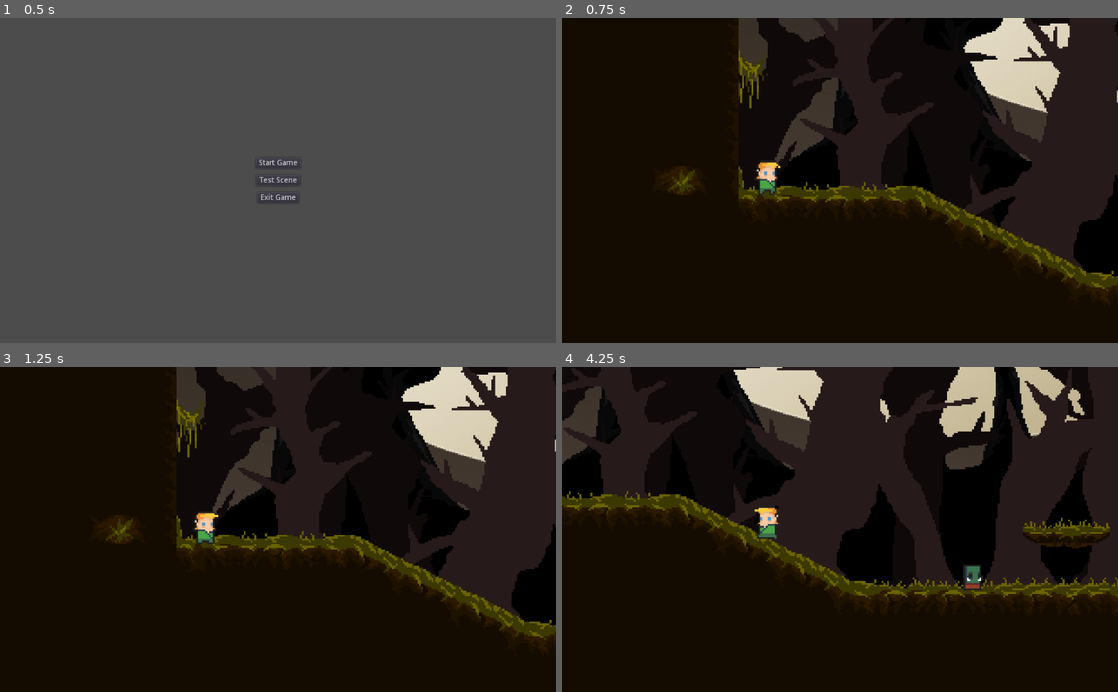
Above: before the commit, frames 1-4 (two rows, left to right).
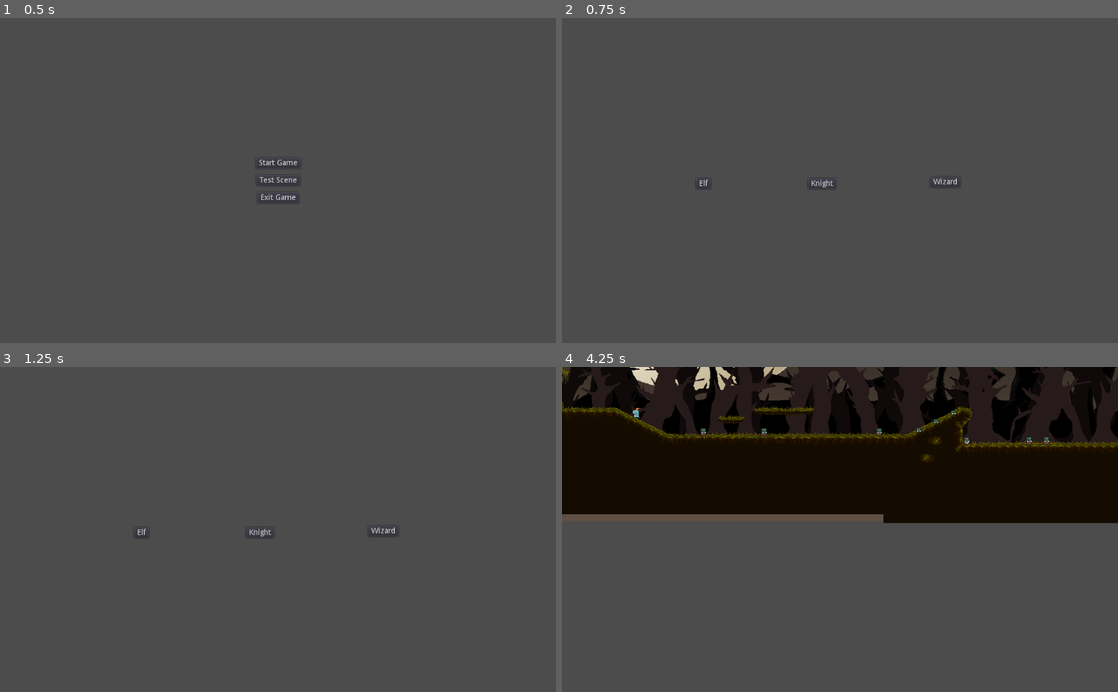
Above: after the commit, the same moments.

Repository: giordanorn/tfgoe
Game: Godot game, scene res://States/Main Menu.tscn
Two runs of this game, one before a commit and one after it. Both use one fixed random seed, a clock stepped at 60 frames per second and the inputs below.
Inputs (mouse positions are in pixels of both pictures, inside the frame that each line leads up to):
- Up to frame 1 (0.5 s): no input
- Up to frame 2 (0.75 s): click "Start Game" at 0.5 s
- Up to frame 3 (1.25 s): no input
- Up to frame 4 (4.25 s): click (823, 532) at 1.25 s, where only the run after the commit has a clickable "Knight"; tap Enter (ui_accept) at 2, 2.27, 3.02 s; hold Right (ui_right) 2.03-3.53 s; hold Left (ui_left) from 3.53 s (still down)

Frame 1 is identical in both runs. In frame 2, 100% of the frame differs, in the area x 0-100%, y 0-100%; in frame 3, 100%; in frame 4, 78%.

Commit message:
Seleção de personagem implementada

Diff:
--- a/Scripts/GameController.gd
+++ b/Scripts/GameController.gd
@@ -1,4 +1,13 @@
 extends Node2D
+
+enum PLAYER_CHARACTER{
+	WIZARD=0,
+	KNIGHT=1,
+	ELF=2
+}
+
+export (int) var score = 0
+export var selected_character = PLAYER_CHARACTER.ELF
 
 """
 Aqui devem ser guardadas as variáveis globais jogo.
--- /dev/null
+++ b/Scripts/Stage.gd
@@ -0,0 +1,20 @@
+extends Node2D
+
+onready var game_info = get_node("/root/GameController")
+var elf_info = "res://Characters/Players/Elf.tscn"
+var wiz_info = "res://Characters/Players/Wizard.tscn"
+var knt_info = "res://Characters/Players/Knight.tscn"
+var character
+
+func _ready():
+	if game_info.selected_character == 2:
+		character = load("res://Characters/Players/Elf.tscn") as PackedScene
+	elif game_info.selected_character == 1:
+		character = load("res://Characters/Players/Knight.tscn") as PackedScene
+	elif game_info.selected_character == 0:
+		character = load("res://Characters/Players/Wizard.tscn") as PackedScene
+	else:
+		print("invalid character choice")
+	character=character.instance()
+	self.add_child(character)
+	character.position = Vector2(16,70)
--- a/States/Main Menu.tscn
+++ b/States/Main Menu.tscn
@@ -4,11 +4,10 @@
 
 [node name="Main Menu" type="Node2D"]
 script = ExtResource( 1 )
-start_scene = "res://States/Stages/Forest/Stage1.tscn"
+start_scene = "res://States/Character Selection.tscn"
 test_scene = "res://States/Testing.tscn"
 
 [node name="HUD" type="CanvasLayer" parent="."]
-editor/display_folded = true
 
 [node name="Control" type="Control" parent="HUD"]
 anchor_left = 0.5
--- a/States/Stages/Forest/Stage1.tscn
+++ b/States/Stages/Forest/Stage1.tscn
@@ -1,22 +1,9 @@
 [gd_scene load_steps=3 format=2]
 
-[ext_resource path="res://Levels/Forest 1.tscn" type="PackedScene" id=1]
-[ext_resource path="res://Characters/Players/Elf.tscn" type="PackedScene" id=2]
+[ext_resource path="res://Scripts/Stage.gd" type="Script" id=1]
+[ext_resource path="res://Levels/Forest 1.tscn" type="PackedScene" id=2]
 
 [node name="Forest Stage 1" type="Node2D"]
+script = ExtResource( 1 )
 
-[node name="Forest Level 1" parent="." instance=ExtResource( 1 )]
-
-[node name="Elf" parent="." instance=ExtResource( 2 )]
-editor/display_folded = true
-position = Vector2( 16, 72 )
-
-[node name="Camera2D" type="Camera2D" parent="Elf"]
-position = Vector2( 40, 0 )
-current = true
-zoom = Vector2( 0.3, 0.3 )
-smoothing_speed = 2.0
-drag_margin_left = 0.4
-drag_margin_top = 0.4
-drag_margin_right = 0.0
-editor_draw_drag_margin = true
+[node name="Forest Level 1" parent="." instance=ExtResource( 2 )]
